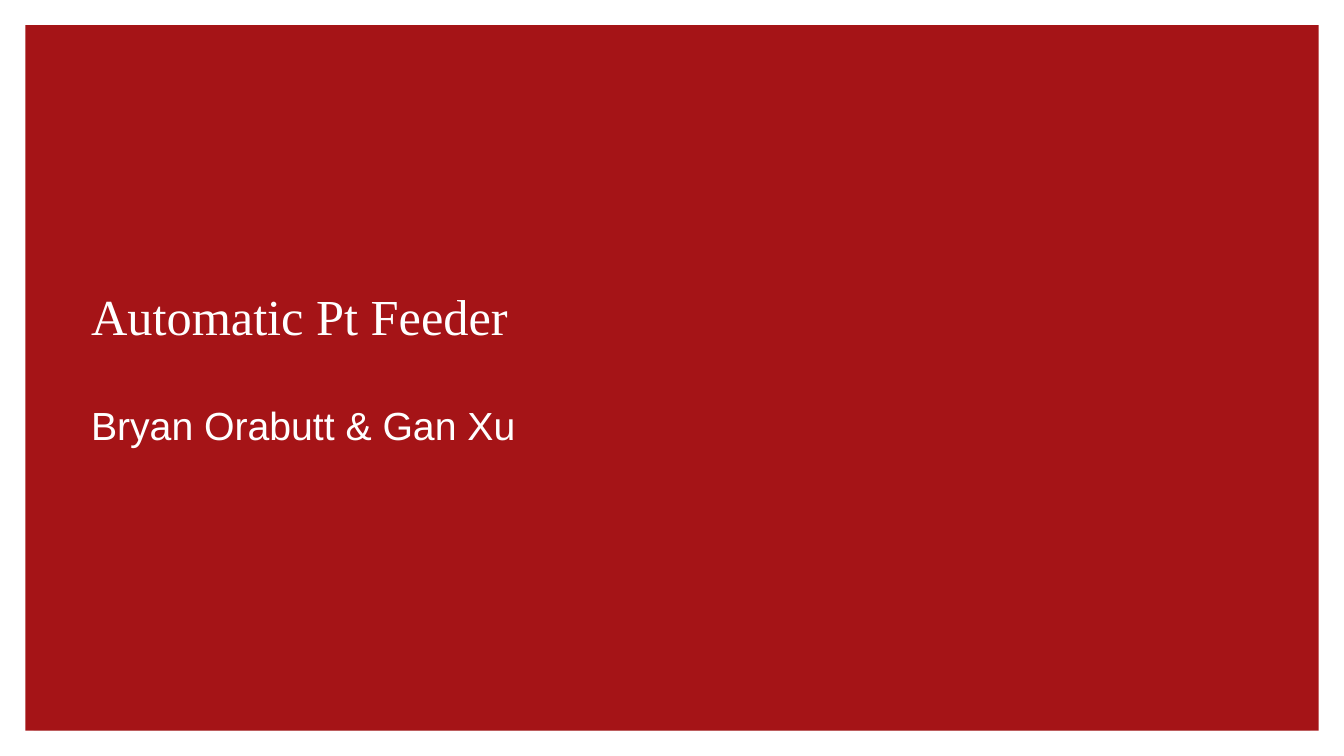
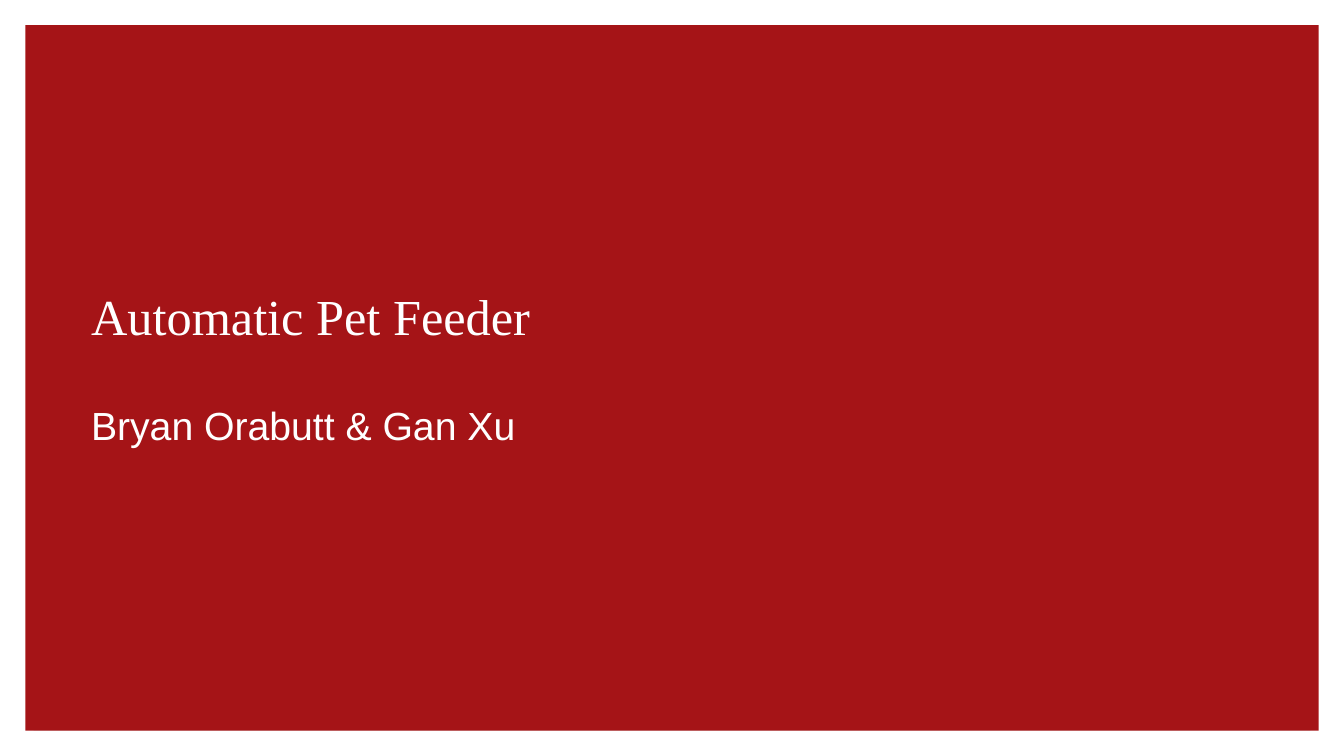
Before and after one commit to BryanOrabutt/cse521_project, a slide deck: slide 1 of tex/proposal/slides/project_proposal.pptx. Drawn at 1344x756 pixels with LibreOffice and Linux fonts; fonts in the diff are those of the drawing; background and template pictures are left out. Boxes give left, top, right and bottom in pixels: in the first picture for what was removed or moved away, otherwise in the second. Text is boxed around its words. In the diff, an @@ line names an element or a change of style, - is before the commit and + after.

```diff
--- a/tex/proposal/slides/project_proposal.pptx
+++ b/tex/proposal/slides/project_proposal.pptx
@@ title at (91,300,530,336): text changed @@
-Automatic Pt Feeder
+Automatic Pet Feeder
```
Also in this commit, not shown: 2 other slides changed, 1 other file.
